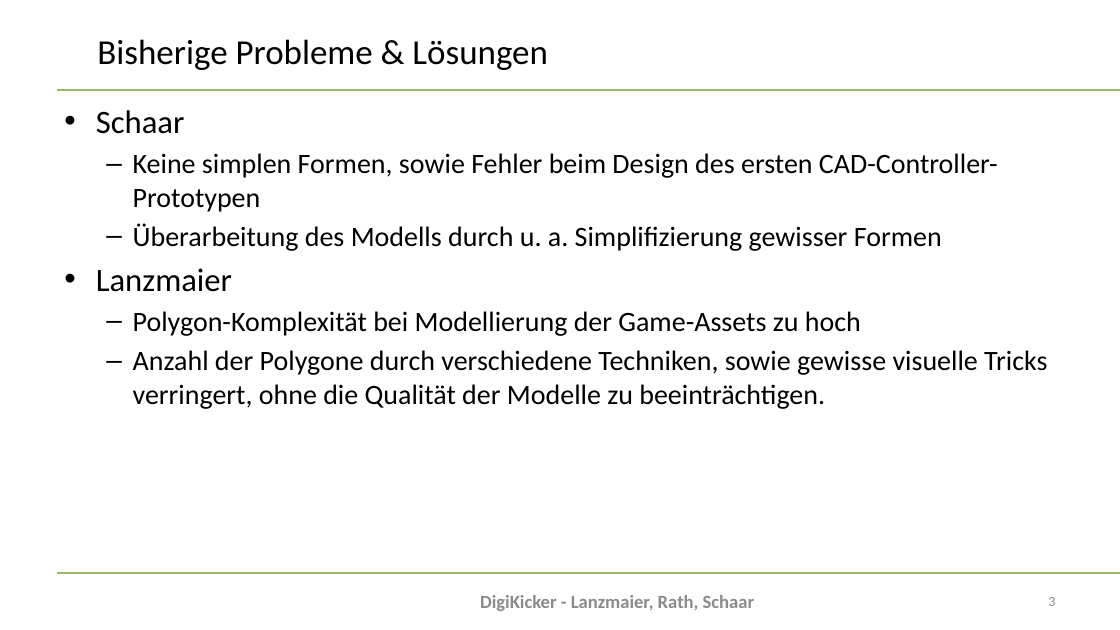
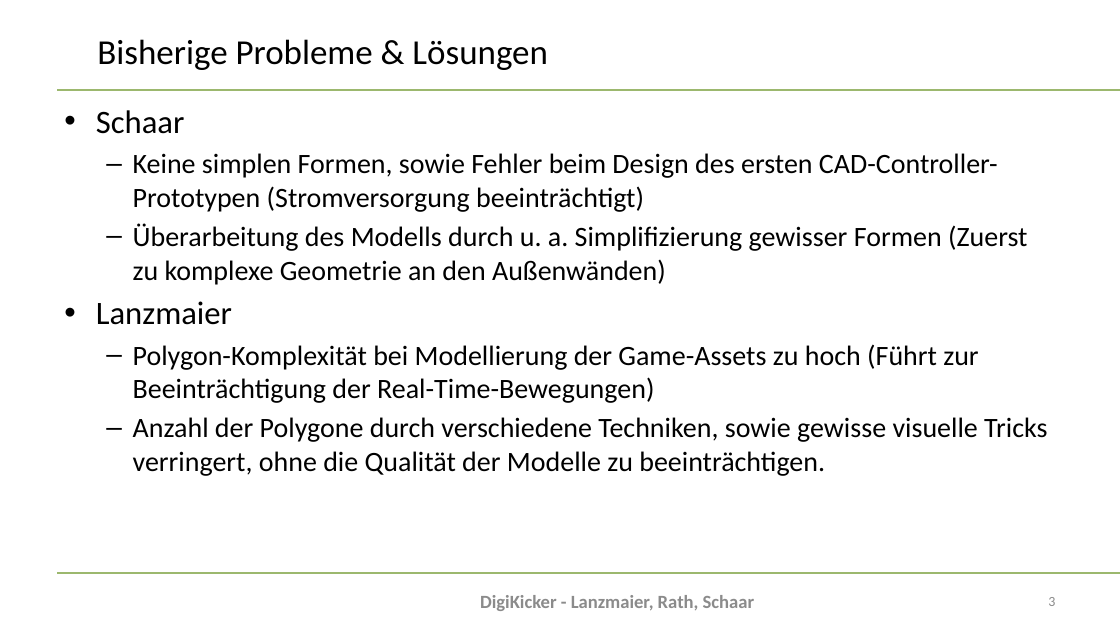
Before and after one commit to kiesewitz/DA-DigiKicker, a slide deck: slide 3 of Diplomarbeit/doc/Presentations/DiplomarbeitZwischenpräsentation/DA-Präsentation2025-Zwischenpräsentation-DigiKicker.pptx. Drawn at 1120x630 pixels with LibreOffice and Linux fonts; fonts in the diff are those of the drawing; background and template pictures are left out. Boxes give left, top, right and bottom in pixels: in the first picture for what was removed or moved away, otherwise in the second. Text is boxed around its words. In the diff, an @@ line names an element or a change of style, - is before the commit and + after.

```diff
--- a/Diplomarbeit/doc/Presentations/DiplomarbeitZwischenpräsentation/DA-Präsentation2025-Zwischenpräsentation-DigiKicker.pptx
+++ b/Diplomarbeit/doc/Presentations/DiplomarbeitZwischenpräsentation/DA-Präsentation2025-Zwischenpräsentation-DigiKicker.pptx
@@ text at (133, 153, 1028, 285): text changed @@
-  – Keine simplen Formen, sowie Fehler beim Design des ersten CAD-Controller-Prototypen
-  – Überarbeitung des Modells durch u. a. Simplifizierung gewisser Formen
+  – Keine simplen Formen, sowie Fehler beim Design des ersten CAD-Controller-Prototypen (Stromversorgung beeinträchtigt)
+  – Überarbeitung des Modells durch u. a. Simplifizierung gewisser Formen (Zuerst zu komplexe Geometrie an den Außenwänden)
@@ text at (133, 344, 978, 403): text changed @@
-  – Polygon-Komplexität bei Modellierung der Game-Assets zu hoch
+  – Polygon-Komplexität bei Modellierung der Game-Assets zu hoch (Führt zur Beeinträchtigung der Real-Time-Bewegungen)
```
Also in this commit, not shown: 3 other slides changed, 2 slides added, 7 other files.
